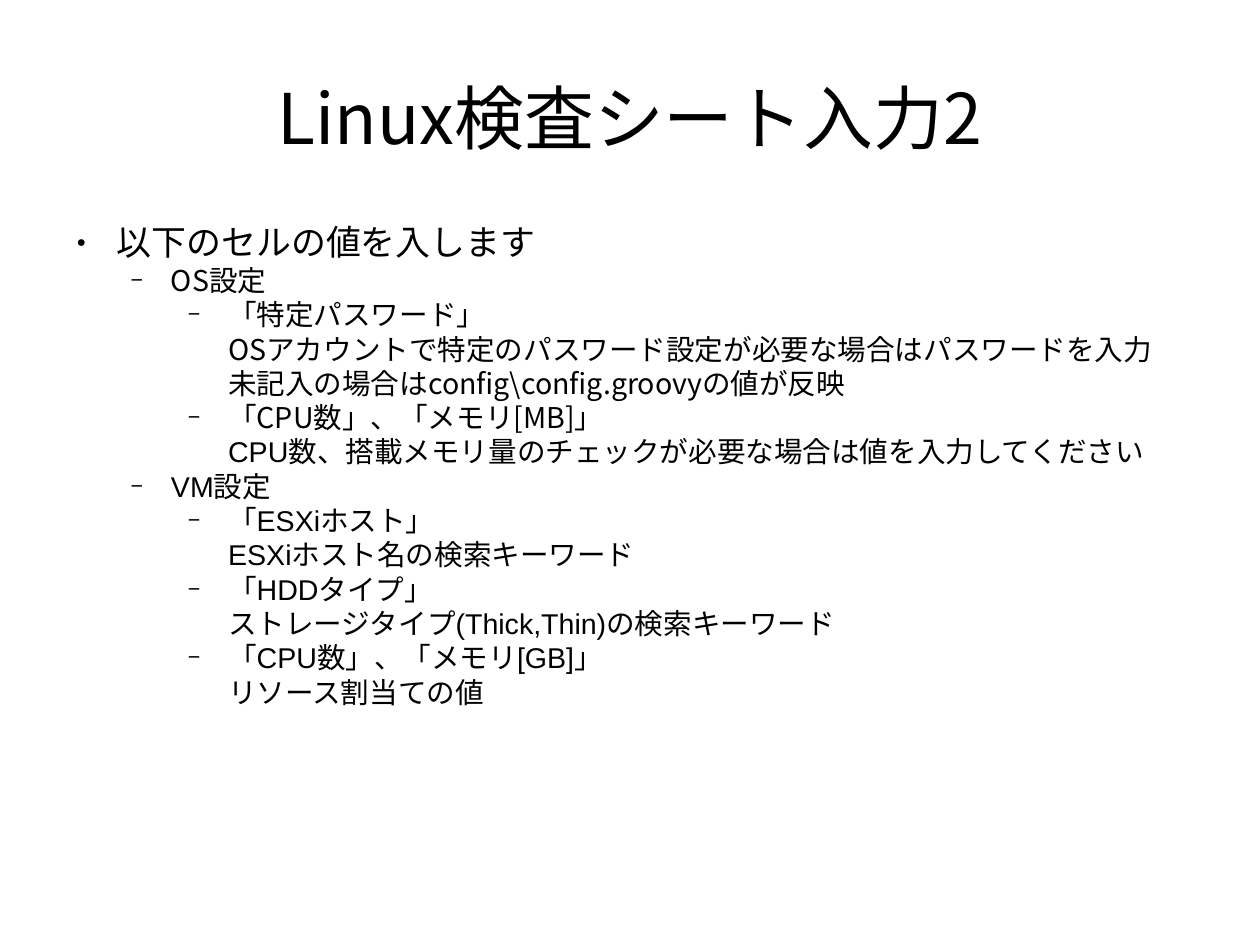
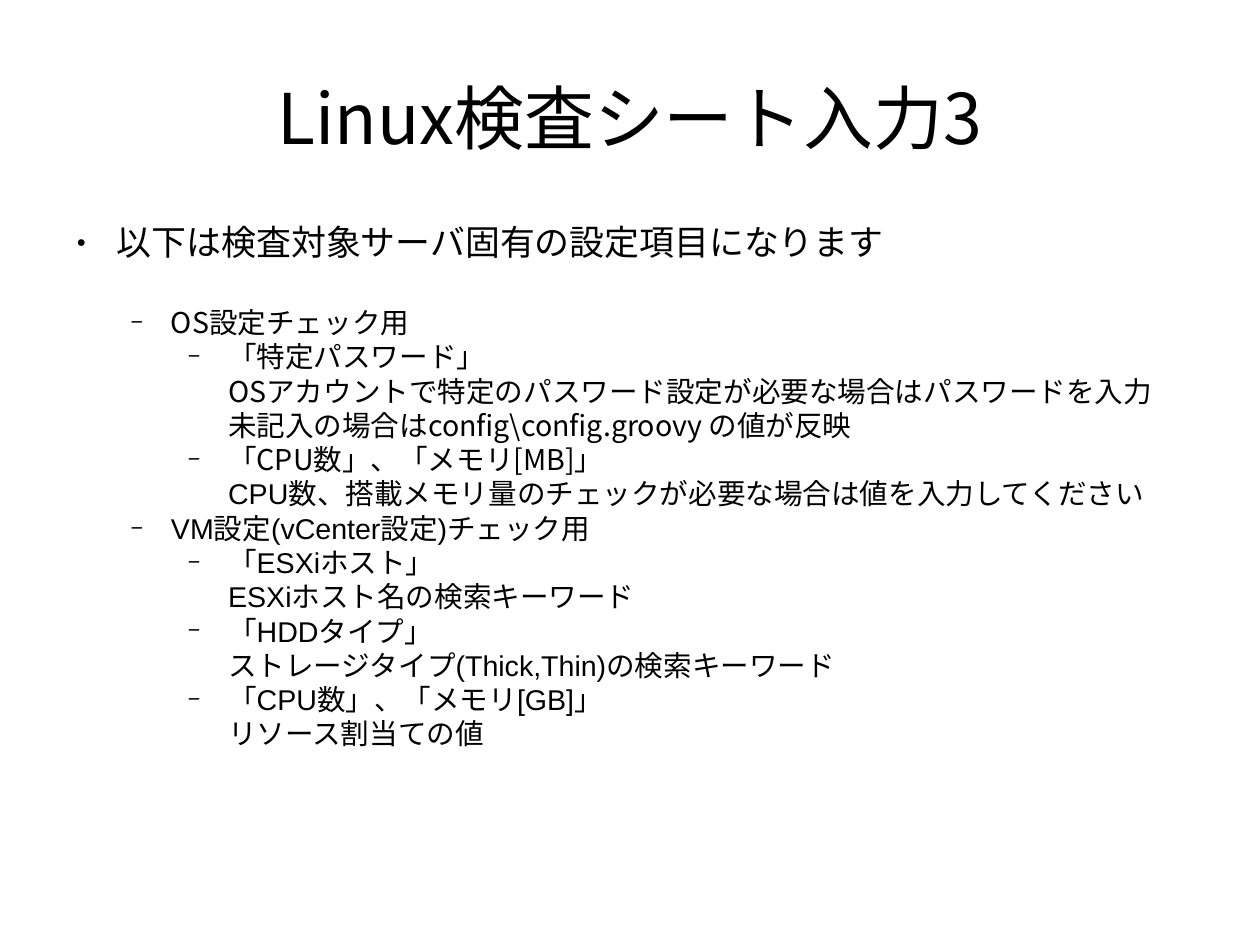
Before and after one commit to frsw3nr/gradle-server-acceptance, a slide deck: slide 24 of docs/jp/tutorial_test_pc.pptx (slide 22 before the commit). Drawn at 1260x945 pixels with LibreOffice and Linux fonts; fonts in the diff are those of the drawing. Boxes give left, top, right and bottom in pixels: in the first picture for what was removed or moved away, otherwise in the second. Text is boxed around its words. In the diff, an @@ line names an element or a change of style, - is before the commit and + after.

```diff
--- a/docs/jp/tutorial_test_pc.pptx
+++ b/docs/jp/tutorial_test_pc.pptx
@@ text at [277,85,982,150]: text changed @@
-Linux検査シート入力2
+Linux検査シート入力3
@@ text at [117,225,1152,443]: text changed @@
-● 以下のセルの値を入します
-  − OS設定
-    − 「特定パスワード」
-      OSアカウントで特定のパスワード設定が必要な場合はパスワードを入力
-      未記入の場合はconfig\config.groovyの値が反映
+● 以下は検査対象サーバ固有の設定項目になります
+  − OS設定チェック用
+    − 「特定パスワード」
+      OSアカウントで特定のパスワード設定が必要な場合はパスワードを入力
+      未記入の場合はconfig\config.groovy の値が反映
@@ text at [171,516,590,544]: text changed @@
-  − VM設定
+  − VM設定(vCenter設定)チェック用
```
Also in this commit, not shown: 12 other slides changed, 16 slides added, 1 slide removed, 1 other file.
